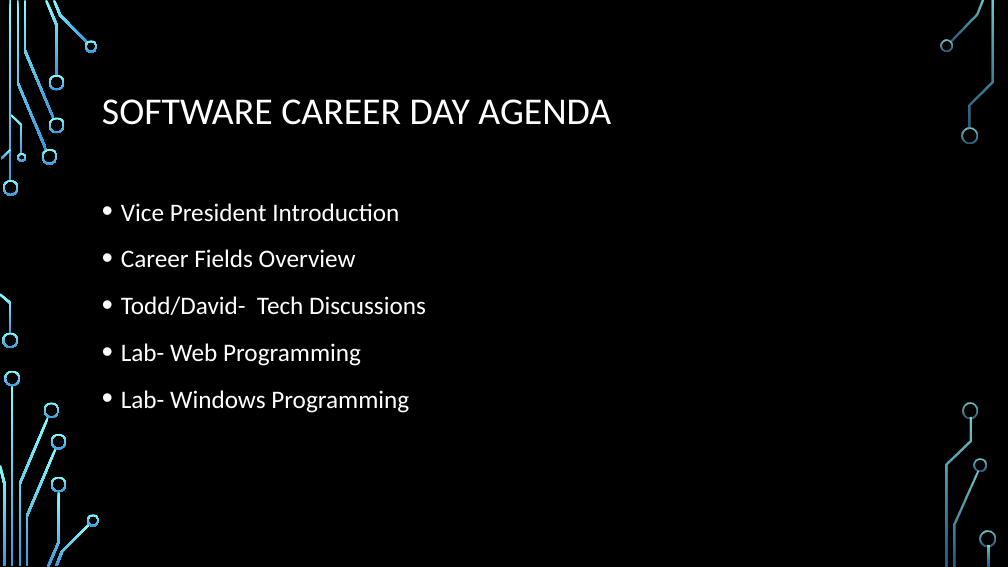
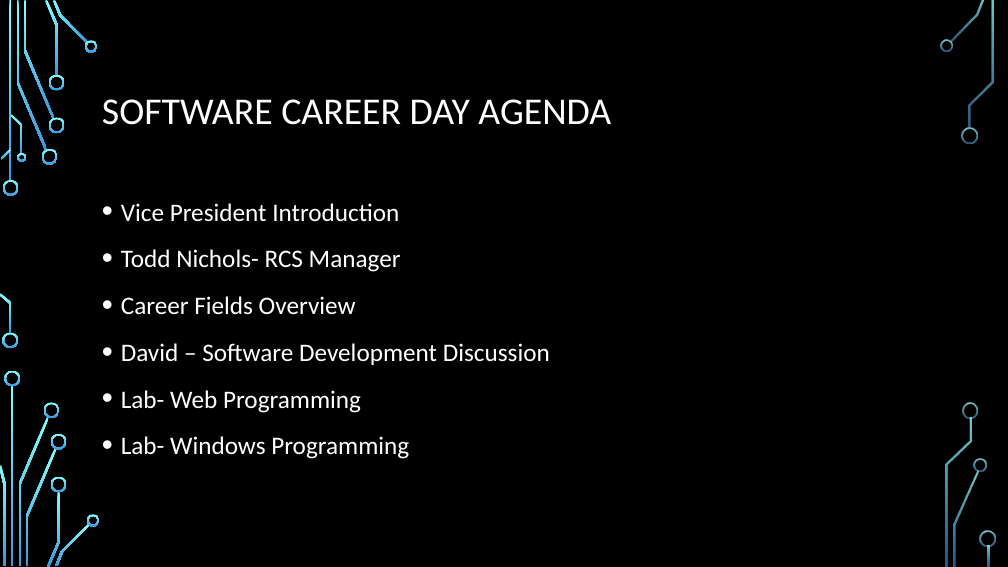
Before and after one commit to daviddcbud/TrainingApp, a slide deck: slide 5 of PowerPointSlids.pptx. Drawn at 1008x567 pixels with LibreOffice and Linux fonts; fonts in the diff are those of the drawing; background and template pictures are left out. Boxes give left, top, right and bottom in pixels: in the first picture for what was removed or moved away, otherwise in the second. Text is boxed around its words. In the diff, an @@ line names an element or a change of style, - is before the commit and + after.

```diff
--- a/PowerPointSlids.pptx
+++ b/PowerPointSlids.pptx
@@ text at <box>121,249,401,272</box>: paragraph added @@
+• Todd Nichols- RCS Manager
@@ text at <box>121,343,550,365</box>: text changed @@
-• Todd/David- Tech Discussions
+• David – Software Development Discussion
```
Also in this commit, not shown: 7 other slides changed, 13 other files.
